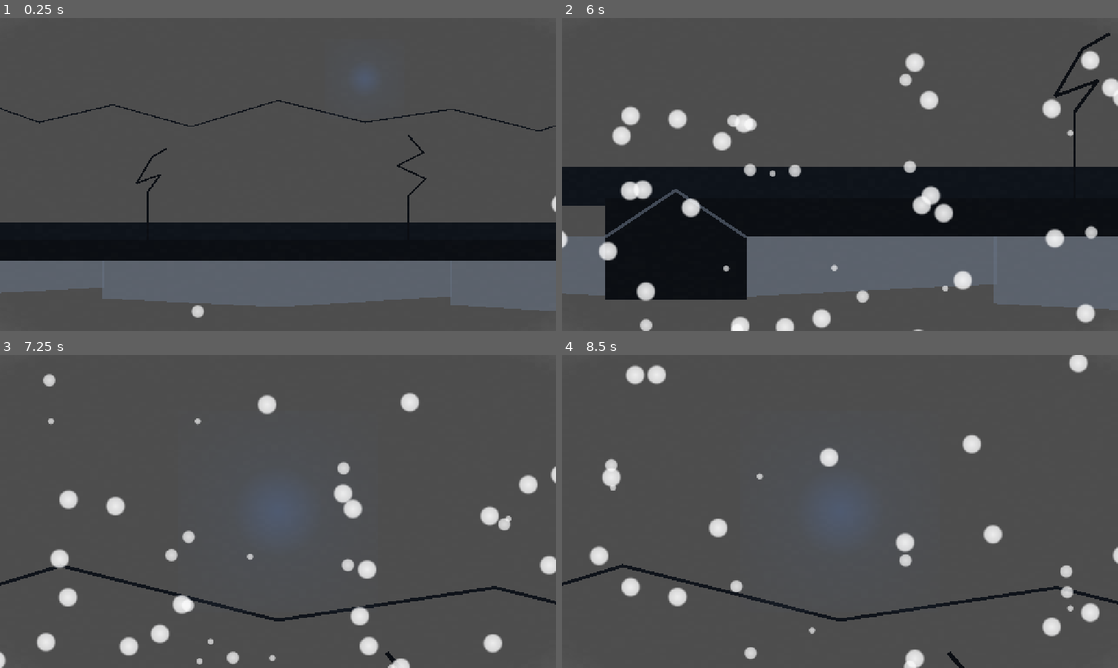
Above: before the commit, frames 1-4 (two rows, left to right).
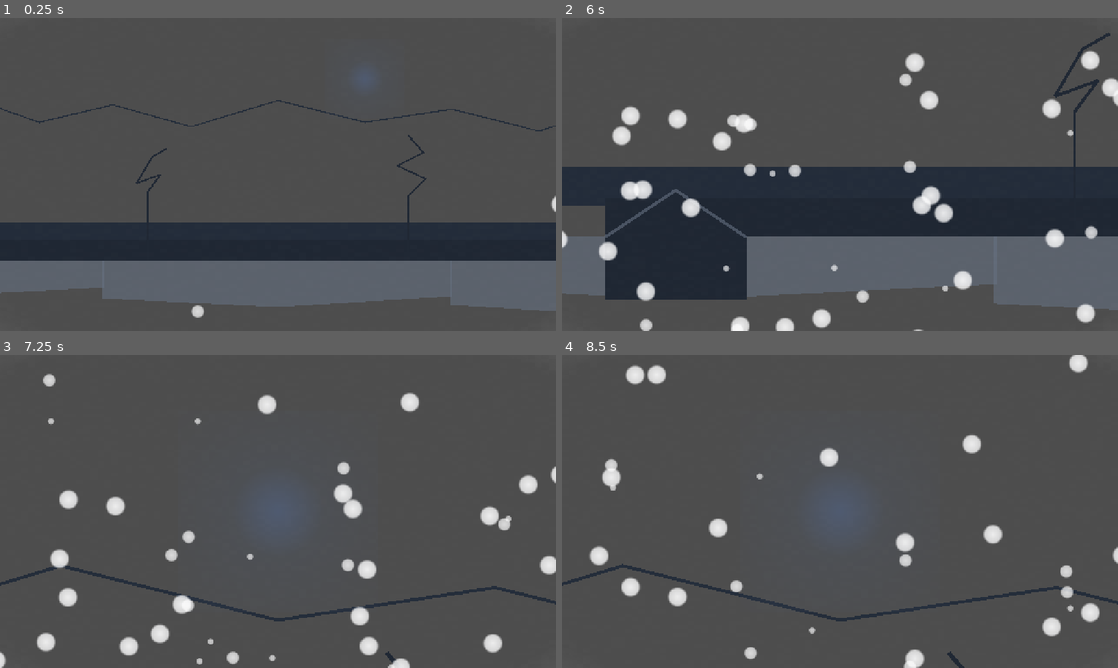
Above: after the commit, the same moments.

Repository: devvi/agent-game-test
Game: Godot game, scene res://scenes/e2e_battle_stage_capture.tscn
The game is run twice, just before and just after one commit, with the same random seed, the same clock (stepped at 60 frames per second) and the same inputs. This scene is started directly instead of the project's main scene.
Inputs:
- Up to frame 1 (0.25 s): no input
- Up to frame 2 (6 s): tap Enter at 0.5 s; hold D (game_move_right) 0.53-1.28 s; hold Shift (game_dash) 0.53-1.28 s; tap Space (game_jump) at 0.77, 1.52, 3.02, 3.77, 4.52 s; hold A (game_move_left) 1.28-2.03 s; tap L (game_guard) at 1.35 s; hold D (game_move_right) 2.03-3.53 s; tap K (game_heavy_attack) at 2.1 s; tap E (game_interact) at 2.85 s; hold A (game_move_left) 3.53-5.78 s; tap J (game_light_attack) at 3.6 s; tap F (game_revive) at 4.35 s; tap 1 at 5.1 s; hold D (game_move_right) from 5.78 s (still down); tap 2 at 5.85 s
- Up to frame 3 (7.25 s): keep holding D (game_move_right); tap Space (game_jump) at 6.02, 6.77 s; tap 3 at 6.6 s
- Up to frame 4 (8.5 s): tap 0 at 7.35 s; tap Space (game_jump) at 7.52 s; release D (game_move_right) at 8.03 s; hold A (game_move_left) from 8.03 s (still down); tap 4 at 8.1 s

The runs differ from the first frame. In frame 1, 13% of the frame differs, in the area x 0-100%, y 26-78%; in frame 2, 25%, in the area x 0-100%, y 4-90%; in frame 3, 1.0%; in frame 4, 1.1%.

Commit message:
fix(583): self-correct R1 — 舞台墨色染后 luma 0.055→39 满足 #624 F3，D1 改用 Camera2D.is_current()

Diff:
--- a/shandong-wolf/gdscripts/constants.gd
+++ b/shandong-wolf/gdscripts/constants.gd
@@ -532,13 +532,14 @@
 const SNOW_DRIFT_DEPTH_MAX: float = 100.0     # # DRAFT（视觉雪堆深度上界，AC1 高差 100px）
 const PLATFORM_SEGMENT_OVERLAP_PX: float = 4.0 # # DRAFT（拼接式边缘重叠，防缝隙；单一 shape 时仅作断言参考）
 
-# ── 色板（# DRAFT 候补值，待 #583 用户裁决；#1a1f26 同源 INK_COLOR，与 #582 水墨一致）──
-#   候补值: 墨色 #1a1f26（墙体/枯树/平台剪影，染后 luma ≥30 约束 #624 F3）；雪层冷白 α0.6；月亮冷白 #b8c4d9 同源
+# ── 色板（# DRAFT 候补值，待 #583 用户裁决；与 #582 水墨 INK_COLOR 同色系）──
+#   候补值: 墨色系 #4a5664（墙体/枯树/平台剪影；self-correct R1 调亮——#1a1f26 染后 luma 0.055 < 30
+#           违反 #624 F3，#4a5664 染后 luma ≈ 39/255 ≥ 30）；雪层冷白 α0.6；月亮冷白 #b8c4d9 同源
 #   该值影响什么: 冷墨色调整体观感——AC2 硬约束「整体为冷墨色调」；色板过黑 → 月光染后 luma < 30 违反 #624
 #   情感断言: 大地如墨、雪压屋顶——黄土+雪的组合（屋顶压雪、墙体墨色、枯树如骨）
-const STAGE_INK_COLOR: Color = Color("#1a1f26")   # # DRAFT（墨色主体，同源 INK_COLOR）
+const STAGE_INK_COLOR: Color = Color("#4a5664")   # # DRAFT（墨色主体，染后 luma ≈ 39 ≥ 30，#624 F3）
 const SNOW_LAYER_COLOR: Color = Color(0.92, 0.95, 0.98, 0.6)  # # DRAFT（雪层冷白，alpha 0.6 字面约束）
-const MOUNTAIN_COLOR: Color = Color("#232a33")    # # DRAFT（山峦远景，较主体淡一档）
+const MOUNTAIN_COLOR: Color = Color("#536171")    # # DRAFT（山峦远景，较主体淡一档）
 const MOON_COLOR: Color = Color("#b8c4d9")        # # DRAFT（月亮冷白，同源 MOONLIGHT_COLOR_TARGET）
 
 # ── 月亮（# DRAFT 候补值，待 #583 用户裁决）──
--- a/shandong-wolf/scenes/battle_stage.tscn
+++ b/shandong-wolf/scenes/battle_stage.tscn
@@ -47,12 +47,12 @@
 
 [node name="PlatformSilhouetteMid" type="Polygon2D" parent="PlatformVisual"]
 z_index = -1
-color = Color(0.102, 0.122, 0.149, 1)
+color = Color(0.29, 0.337, 0.392, 1)
 polygon = PackedVector2Array(300, 510, 2100, 510, 2100, 560, 300, 560)
 
 [node name="PlatformSilhouetteBack" type="Polygon2D" parent="PlatformVisual"]
 z_index = -2
-color = Color(0.137, 0.165, 0.2, 1)
+color = Color(0.325, 0.38, 0.443, 1)
 polygon = PackedVector2Array(0, 470, 2400, 470, 2400, 520, 0, 520)
 
 [node name="Houses" type="Node2D" parent="."]
@@ -61,7 +61,7 @@
 position = Vector2(300, 560)
 
 [node name="Hut" type="Polygon2D" parent="Houses/HouseLeft"]
-color = Color(0.102, 0.122, 0.149, 1)
+color = Color(0.29, 0.337, 0.392, 1)
 polygon = PackedVector2Array(0, 80, 180, 80, 180, 0, 90, -60, 0, 0)
 
 [node name="RoofSnowLine" type="Line2D" parent="Houses/HouseLeft"]
@@ -73,7 +73,7 @@
 position = Vector2(1900, 560)
 
 [node name="Hut" type="Polygon2D" parent="Houses/HouseRight"]
-color = Color(0.102, 0.122, 0.149, 1)
+color = Color(0.29, 0.337, 0.392, 1)
 polygon = PackedVector2Array(180, 80, 0, 80, 0, 0, 90, -60, 180, 0)
 
 [node name="RoofSnowLine" type="Line2D" parent="Houses/HouseRight"]
@@ -85,18 +85,18 @@
 
 [node name="TreeLeft" type="Line2D" parent="Trees"]
 position = Vector2(900, 560)
-default_color = Color(0.102, 0.122, 0.149, 1)
+default_color = Color(0.29, 0.337, 0.392, 1)
 width = 4
 points = PackedVector2Array(0, 0, 0, -120, 0, -160, 30, -200, -25, -180, 10, -240, 45, -260)
 
 [node name="TreeRight" type="Line2D" parent="Trees"]
 position = Vector2(1500, 560)
-default_color = Color(0.102, 0.122, 0.149, 1)
+default_color = Color(0.29, 0.337, 0.392, 1)
 width = 4
 points = PackedVector2Array(0, 0, 0, -130, 0, -150, 40, -190, -25, -220, 35, -250, 0, -290)
 
 [node name="Mountains" type="Line2D" parent="."]
-default_color = Color(0.137, 0.165, 0.2, 1)
+default_color = Color(0.325, 0.38, 0.443, 1)
 width = 3
 points = PackedVector2Array(0, 300, 150, 220, 320, 260, 480, 180, 650, 240, 820, 200, 1000, 250, 1200, 190, 1400, 240, 1600, 210, 1800, 260, 2000, 200, 2200, 250, 2400, 230)
 
--- a/shandong-wolf/tests/test_battle_stage.gd
+++ b/shandong-wolf/tests/test_battle_stage.gd
@@ -382,7 +382,7 @@
 	_assert(cam != null and cam is Camera2D, "D1: StageCamera (Camera2D) 存在")
 	if cam != null and cam is Camera2D:
 		var c: Camera2D = cam as Camera2D
-		_assert(c.current, "D1: StageCamera.current == true（AC5 截图/手动运行即见全貌）")
+		_assert(c.is_current(), "D1: StageCamera.is_current() == true（AC5 截图/手动运行即见全貌）")
 		_assert(c.limit_left == 0, "D1: limit_left == 0（实际: %d）" % c.limit_left)
 		_assert(c.limit_right >= int(WolfConstantsScript.STAGE_WIDTH_PX),
 			"D1: limit_right %d ≥ STAGE_WIDTH_PX %d" % [c.limit_right, int(WolfConstantsScript.STAGE_WIDTH_PX)])
